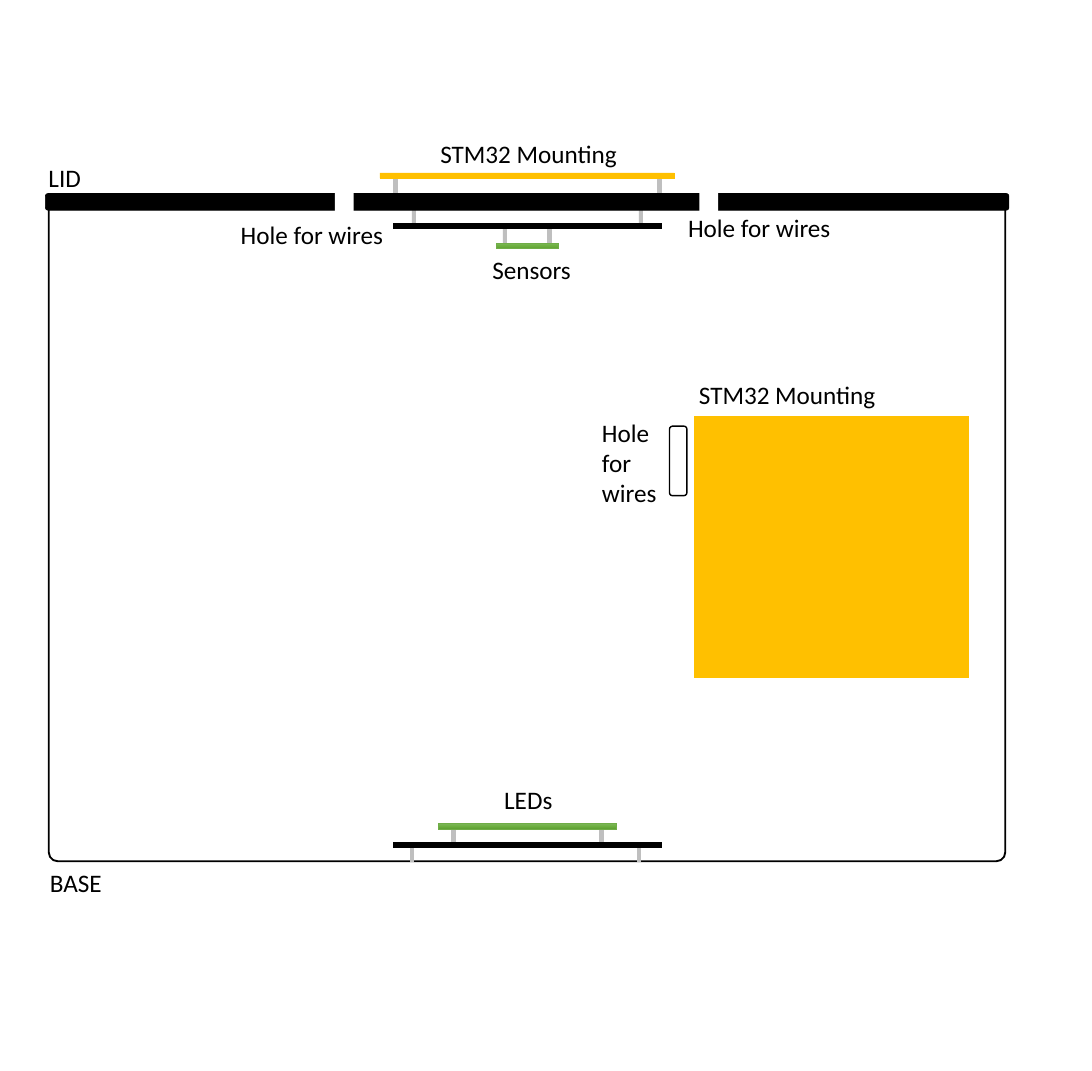
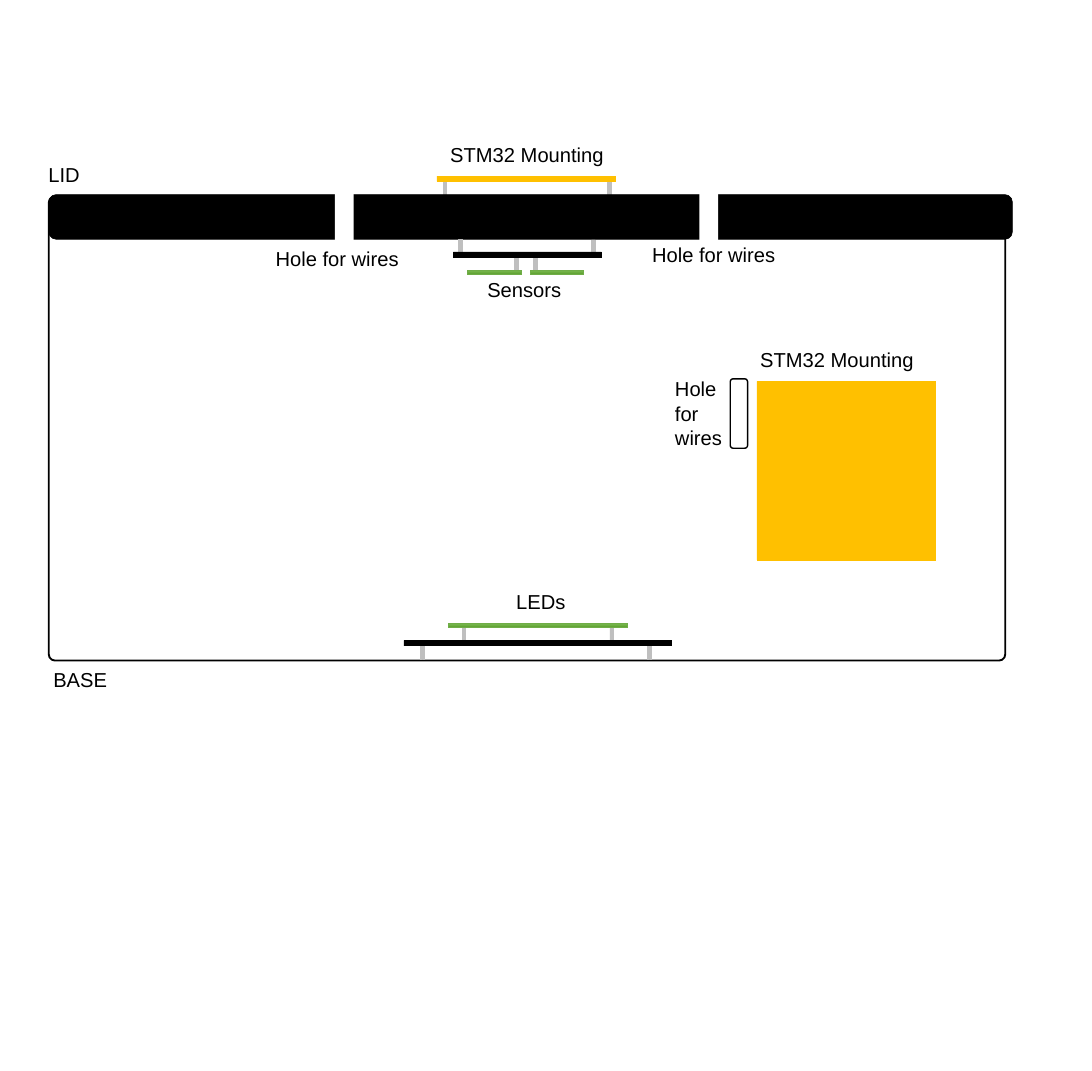
Before and after one commit to SarahTallack/PAR-Measurement, a slide deck: slide 1 of Testing/Testing rig configuration idea.pptx. Drawn at 1092x1071 pixels with LibreOffice and Linux fonts; fonts in the diff are those of the drawing. Boxes give left, top, right and bottom in pixels: in the first picture for what was removed or moved away, otherwise in the second. Text is boxed around its words. In the diff, an @@ line names an element or a change of style, - is before the commit and + after.

```diff
--- a/Testing/Testing rig configuration idea.pptx
+++ b/Testing/Testing rig configuration idea.pptx
@@ text "STM32 Mounting": place and size @@
-text "STM32 Mounting" at [440,145,617,168]
+text "STM32 Mounting" at [450,147,604,166]
@@ text "STM32 Mounting" at [450,147,604,166]: size 40 to 32 pt, font Calibri to Arial; alignment left to centre @@
@@ rectangle: place and size @@
-rectangle at [380,173,675,178]
+rectangle at [437,176,616,181]
@@ rounded rectangle: place and size @@
-rounded rectangle at [45,194,1009,210]
+rounded rectangle at [49,194,1013,239]
@@ rounded rectangle: place and size @@
-rounded rectangle at [49,197,1005,861]
+rounded rectangle at [49,196,1005,660]
@@ rounded rectangle: place and size @@
-rounded rectangle at [335,189,353,214]
+rounded rectangle at [335,191,353,280]
@@ rectangle: place and size @@
-rectangle at [393,179,397,193]
+rectangle at [443,182,447,196]
@@ rectangle: place and size @@
-rectangle at [658,179,661,193]
+rectangle at [607,182,611,196]
@@ rounded rectangle: place and size @@
-rounded rectangle at [700,189,718,214]
+rounded rectangle at [700,191,718,280]
@@ text "Hole for wires": place and size @@
-text "Hole for wires" at [241,226,383,245]
+text "Hole for wires" at [276,251,399,267]
@@ rectangle: place and size @@
-rectangle at [393,223,661,228]
+rectangle at [453,252,602,257]
@@ rectangle: place and size @@
-rectangle at [412,210,416,224]
+rectangle at [459,240,462,254]
@@ rectangle: place and size @@
-rectangle at [503,228,507,243]
+rectangle at [514,256,518,270]
@@ rectangle: place and size @@
-rectangle at [548,228,552,243]
+rectangle at [534,256,537,270]
@@ rectangle: place and size @@
-rectangle at [639,210,643,224]
+rectangle at [592,240,595,254]
@@ text "Hole for wires": place and size @@
-text "Hole for wires" at [688,219,831,237]
+text "Hole for wires" at [652,247,775,263]
@@ rectangle: place and size @@
-rectangle at [496,243,558,248]
+rectangle at [468,270,521,274]
@@ text "Sensors": place and size @@
-text "Sensors" at [492,262,571,280]
+text "Sensors" at [487,283,561,298]
@@ rectangle added at [530,270,583,274], fill gradient #81B861 to #6FB242 to #62A336, outline #70AD47 0.5 pt @@
@@ text "STM32 Mounting": place and size @@
-text "STM32 Mounting" at [699,386,875,409]
+text "STM32 Mounting" at [760,352,914,372]
@@ text at [675,381,722,446]: text changed; size 40 to 32 pt; font Calibri to Arial @@
-Hole for wires
+Hole
+for wires
@@ rounded rectangle: place and size @@
-rounded rectangle at [670,426,687,495]
+rounded rectangle at [730,379,747,448]
@@ rectangle: place and size @@
-rectangle at [694,416,969,677]
+rectangle at [757,381,936,560]
@@ size 40 to 32 pt, font Calibri to Arial in 7 elements at [48,168,79,182], [276,251,399,267], [652,247,775,263], [760,352,914,372], [487,283,561,298], [53,673,107,688], [516,595,565,610] @@
@@ text "LEDs": place and size @@
-text "LEDs" at [504,792,552,810]
+text "LEDs" at [516,595,565,610]
@@ 6 rectangles: place and size @@
-6 rectangles at [393,823,661,860]
+6 rectangles at [404,623,672,659]
@@ text "BASE": place and size @@
-text "BASE" at [50,875,102,892]
+text "BASE" at [53,673,107,688]
```
Also in this commit, not shown: 8 slides added, 1 slide removed, 44 other files.
